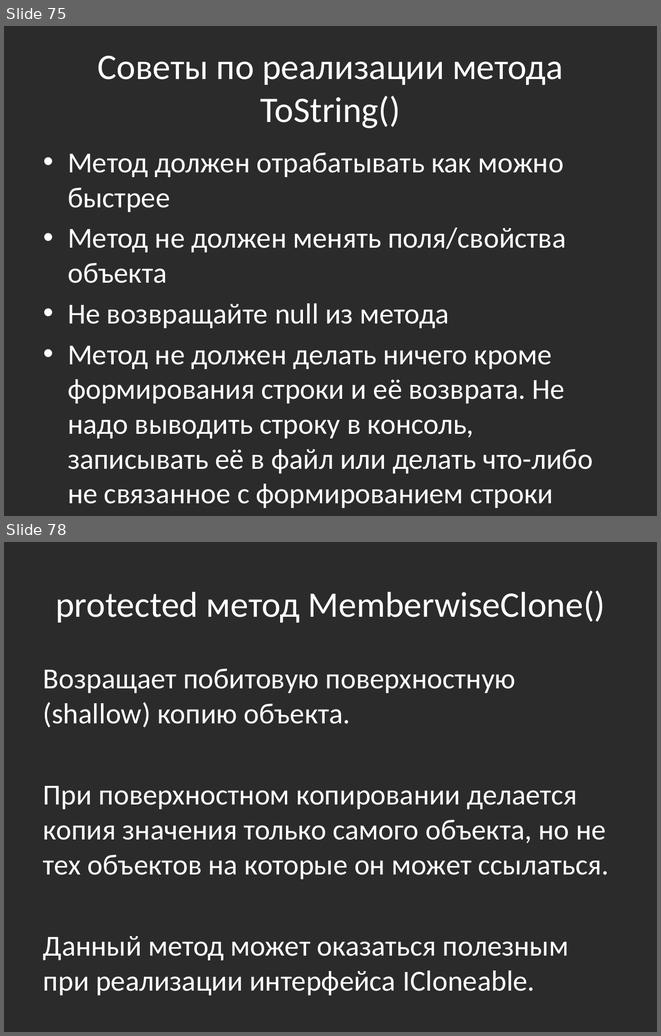
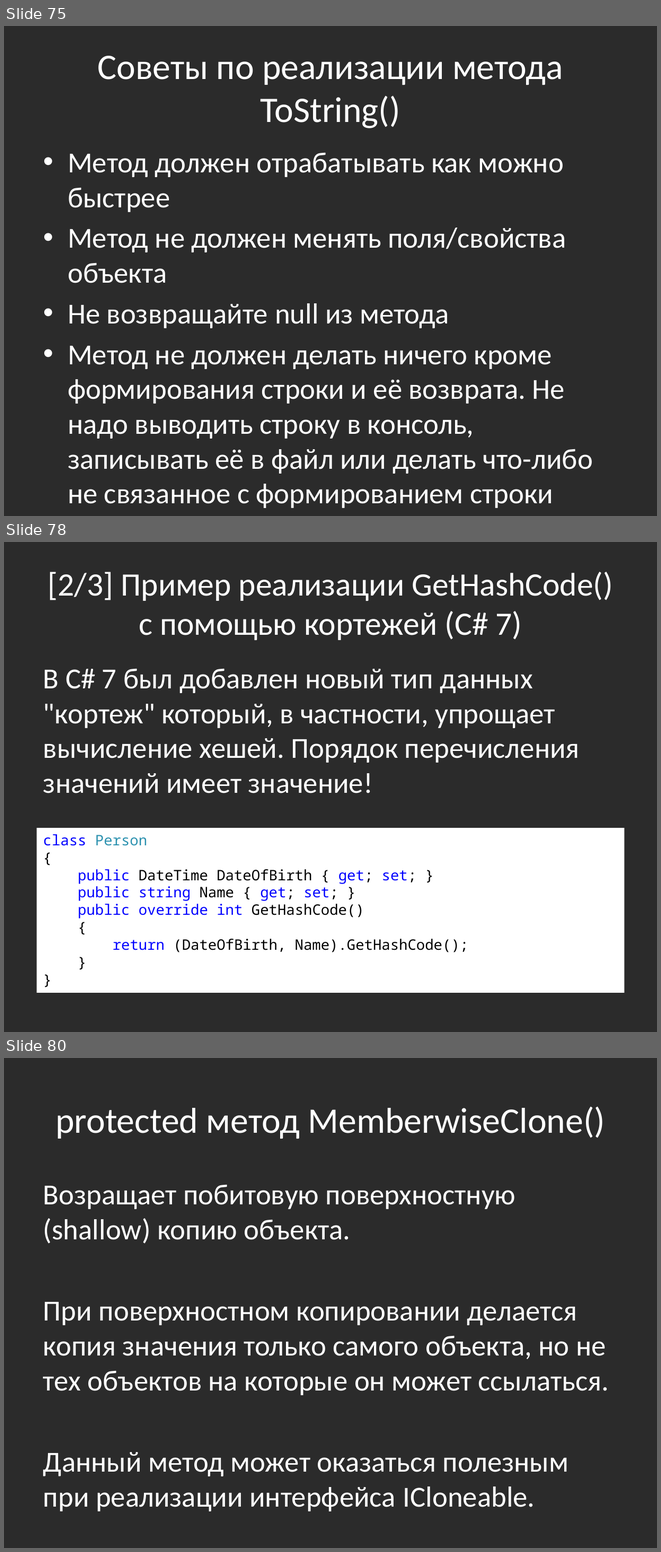
Before and after one commit to bazile/Training, a slide deck: Presentation/lesson-02-oop.pptx. Shown one above the other, each under a label of ours: slides 75 and 78 before the commit, slides 75, 78 and 80 after it; the slides between them are not shown. The pictures are 661x1036 and 661x1552 pixels, drawn with LibreOffice and Linux fonts; fonts in the diff are those of the drawing; background and template pictures are left out; a plain dark background stands for a picture behind light text. Boxes give left, top, right and bottom in pixels: in the first picture for what was removed or moved away, otherwise in the second. Text is boxed around its words. In the diff, an @@ line names an element or a change of style, - is before the commit and + after.

```diff
--- a/Presentation/lesson-02-oop.pptx
+++ b/Presentation/lesson-02-oop.pptx
@@ slide 78 added at box(4, 542, 657, 1032), background picture (left out) @@
@@ title added at box(48, 572, 614, 640), 36 pt, text #FFFFFF @@
+[2/3] Пример реализации GetHashCode()
+с помощью кортежей (C# 7)
@@ text added at box(43, 668, 580, 793), 32 pt, text #FFFFFF @@
+В C# 7 был добавлен новый тип данных "кортеж" который, в частности, упрощает вычисление хешей. Порядок перечисления значений имеет значение!
@@ rectangle added at box(37, 828, 624, 992), fill #FFFFFF, 16 pt, text #000000 @@
+class Person
+{
+public DateTime DateOfBirth { get; set; }
+public string Name { get; set; }
+public override int GetHashCode()
+{
+return (DateOfBirth, Name).GetHashCode();
+}
+}
@@ what was slide 78 is now slide 80 @@
```
Also in this commit, not shown: 3 slides changed, 1 other slide added, 12 other files.
